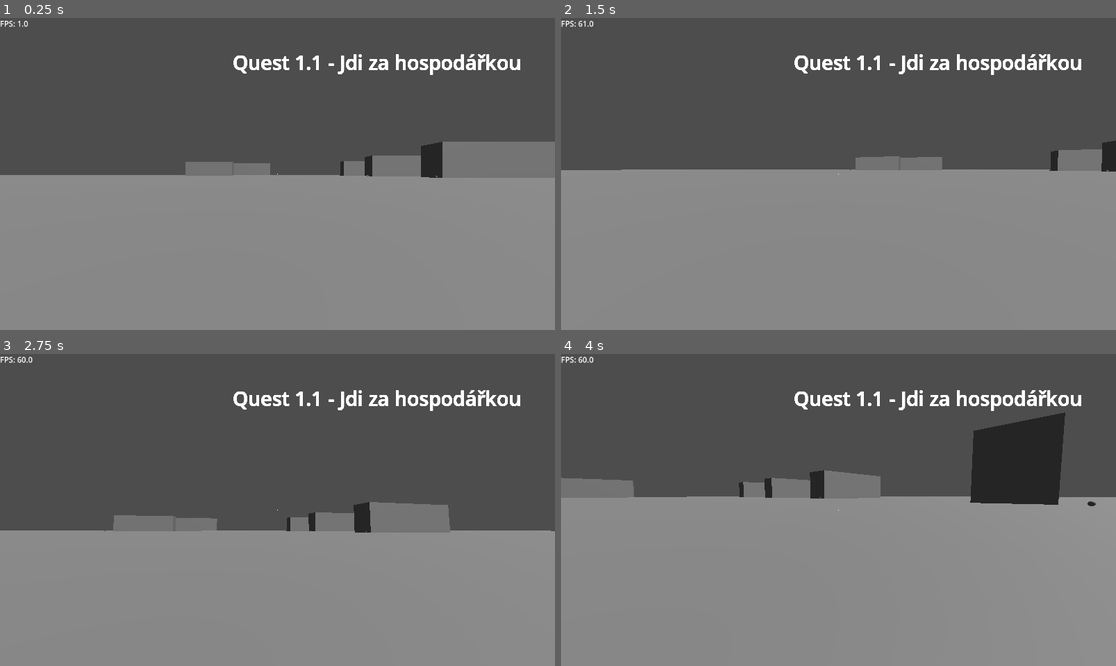
Above: before the commit, frames 1-4 (two rows, left to right).
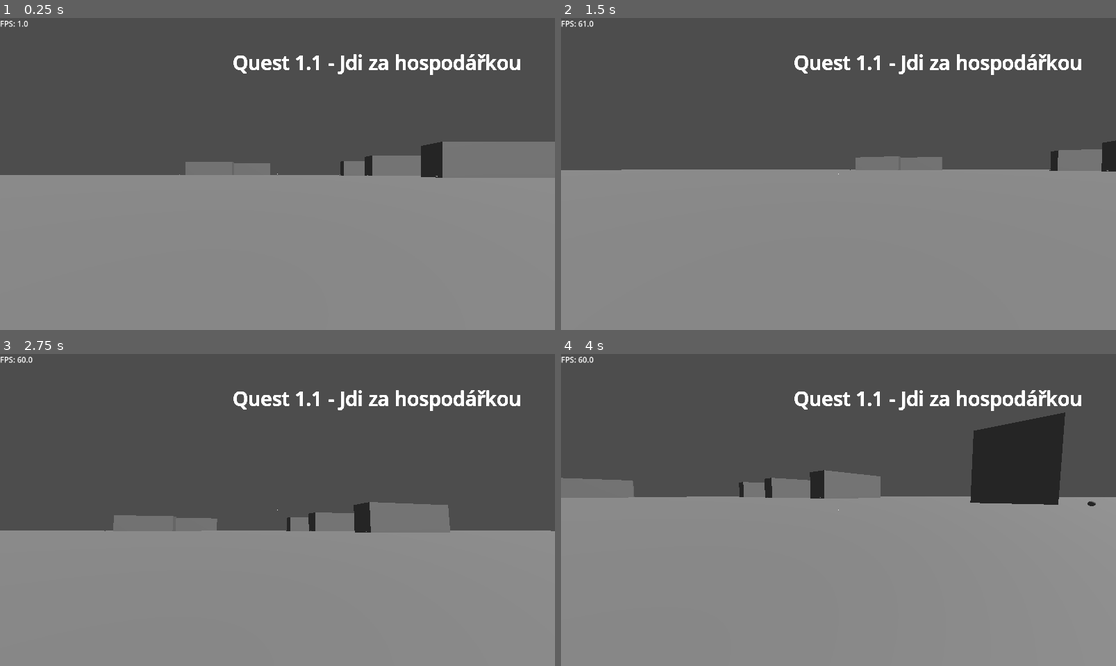
Above: after the commit, the same moments.

Repository: StrahovGameDev/StraHov
Game: Godot game, scene res://main_scene/game_manager.tscn
Two runs of this game, one before a commit and one after it. Both use one fixed random seed, a clock stepped at 60 frames per second and the inputs below.
Inputs (mouse positions are in pixels of both pictures, inside the frame that each line leads up to):
- Up to frame 1 (0.25 s): no input
- Up to frame 2 (1.5 s): tap Enter (enter) at 0.5, 1.35 s; move the mouse to (866, 174) at 0.52 s; hold E (accept) 0.53-1.28 s; hold Space (fly_up) from 0.53 s (still down); move the mouse to (810, 174) at 1.27 s
- Up to frame 3 (2.75 s): keep holding Space (fly_up); tap E (accept) at 2 s; move the mouse to (288, 503) at 2.02 s; hold E (accept) from 2.03 s (still down)
- Up to frame 4 (4 s): keep holding Space (fly_up); move the mouse to (832, 516) at 2.77 s; release E (accept) at 2.78 s; tap Enter (enter) at 2.85 s; tap E (accept) at 3.5 s; move the mouse to (877, 513) at 3.52 s; hold E (accept) from 3.53 s (still down)

The runs differ from the first frame. In frame 1, less than 0.1% of the frame differs, in the area x 32-80%, y 39-52%; in frame 2, less than 0.1%; in frame 3, less than 0.1%; in frame 4, less than 0.1%.

Commit message:
merge: Merged dialog

Diff:
--- a/main_scene/game_manager.tscn
+++ b/main_scene/game_manager.tscn
@@ -1,16 +1,20 @@
-[gd_scene load_steps=5 format=3 uid="uid://bh1bx58xo7kmm"]
+[gd_scene load_steps=6 format=3 uid="uid://bh1bx58xo7kmm"]
 
 [ext_resource type="Script" uid="uid://bbookv36piwvg" path="res://main_scene/game_manager.gd" id="1_ctrpd"]
-[ext_resource type="PackedScene" uid="uid://bdcmbkjq868ru" path="res://player.tscn" id="2_twbfk"]
+[ext_resource type="PackedScene" uid="uid://djesgf26jvqba" path="res://player.tscn" id="2_ddapi"]
 [ext_resource type="PackedScene" uid="uid://limqqekoiruf" path="res://scenes/map.tscn" id="3_ddapi"]
+[ext_resource type="PackedScene" uid="uid://cv2buc5hncyui" path="res://scenes/dialog_trigger.tscn" id="4_1lmva"]
 
 [sub_resource type="Environment" id="Environment_ddapi"]
 
 [node name="GameManager" type="Node"]
 script = ExtResource("1_ctrpd")
 
-[node name="Player" parent="." instance=ExtResource("2_twbfk")]
-transform = Transform3D(1, 0, 0, 0, 1, 0, 0, 0, 1, 0, 1.42252, 0)
+[node name="Player" parent="." instance=ExtResource("2_ddapi")]
+transform = Transform3D(1, 0, 0, 0, 1, 0, 0, 0, 1, 0, 1.09818, 0)
+
+[node name="DialogTrigger" parent="." instance=ExtResource("4_1lmva")]
+transform = Transform3D(1, 0, 0, 0, 1, 0, 0, 0, 1, 0, 1.15513, -11.1691)
 
 [node name="Map" parent="." instance=ExtResource("3_ddapi")]
 
Not shown: 1 places in player.tscn that only renumber resources
Not shown: 1 places in scenes/block.tscn that only renumber resources
Not shown: 1 places in scenes/dialog_trigger.tscn that only renumber resources
